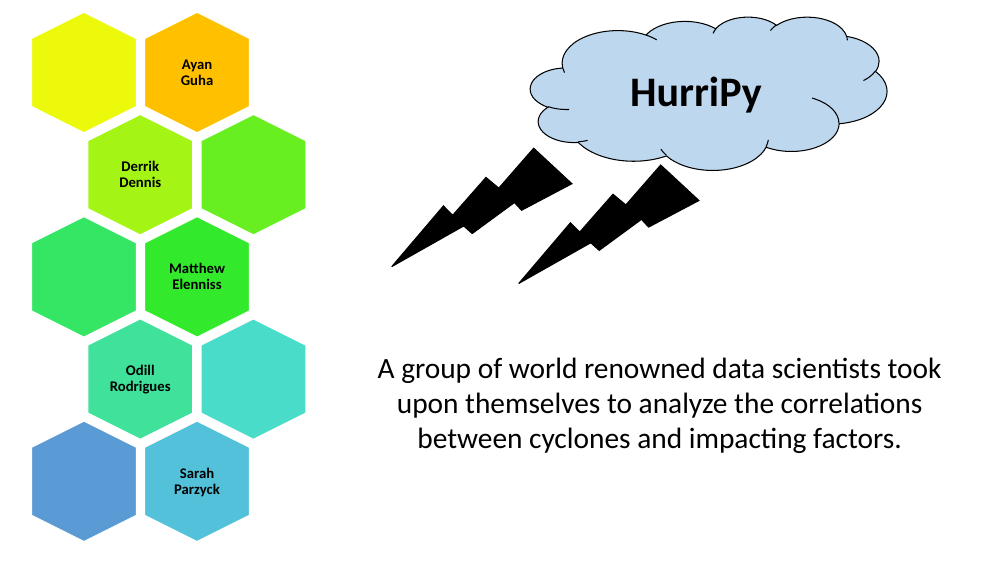
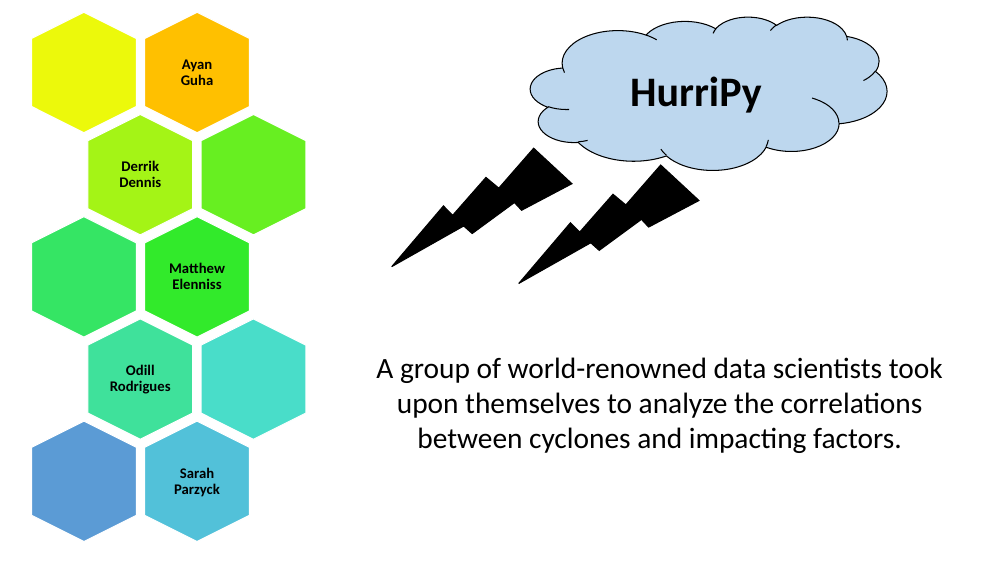
Before and after one commit to TheGreekGoddess/Project_1, a slide deck: slide 1 of HurriPy.pptx. Drawn at 1008x567 pixels with LibreOffice and Linux fonts; fonts in the diff are those of the drawing. Boxes give left, top, right and bottom in pixels: in the first picture for what was removed or moved away, otherwise in the second. Text is boxed around its words. In the diff, an @@ line names an element or a change of style, - is before the commit and + after.

Commit message:
Updated Powerpoint

```diff
--- a/HurriPy.pptx
+++ b/HurriPy.pptx
@@ text at [376,357,943,453]: text changed @@
-A group of world renowned data scientists took upon themselves to analyze the correlations between cyclones and impacting factors.
+A group of world-renowned data scientists took upon themselves to analyze the correlations between cyclones and impacting factors.
```
Also in this commit, not shown: 2 other slides changed, 7 slides added.
